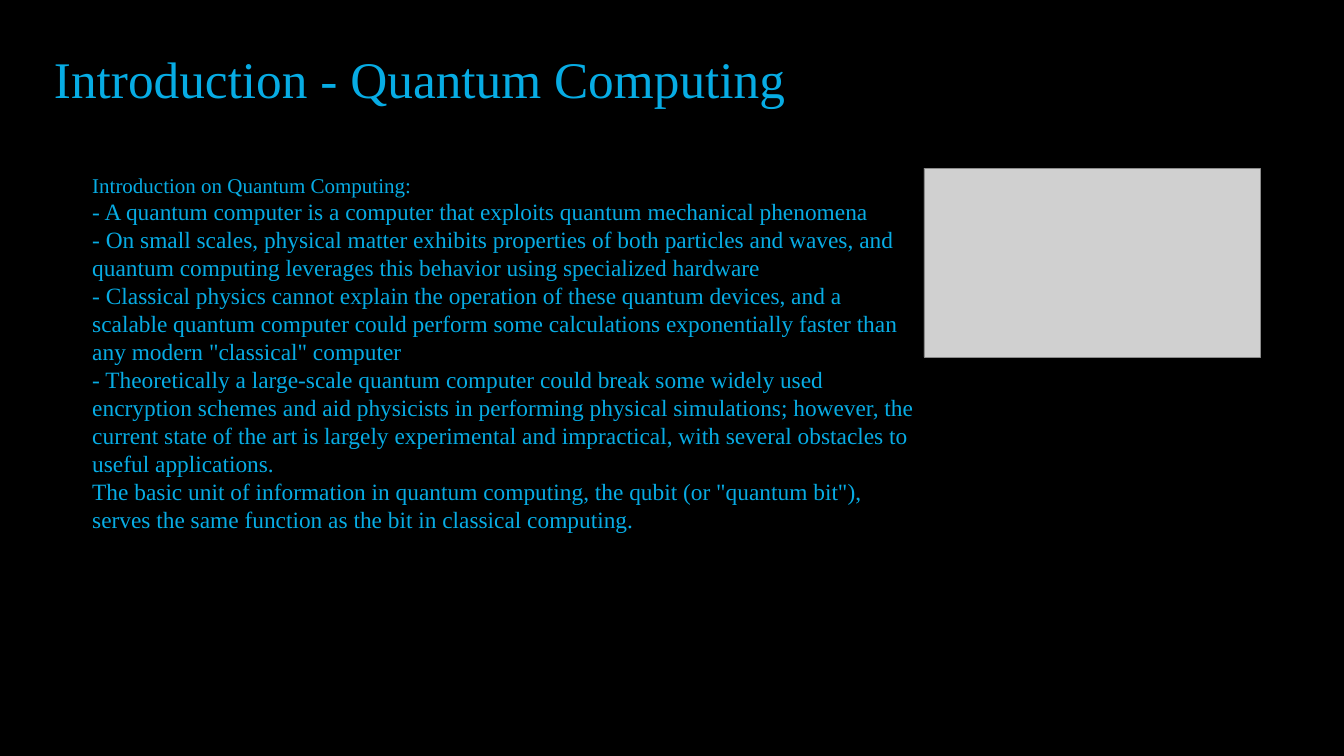
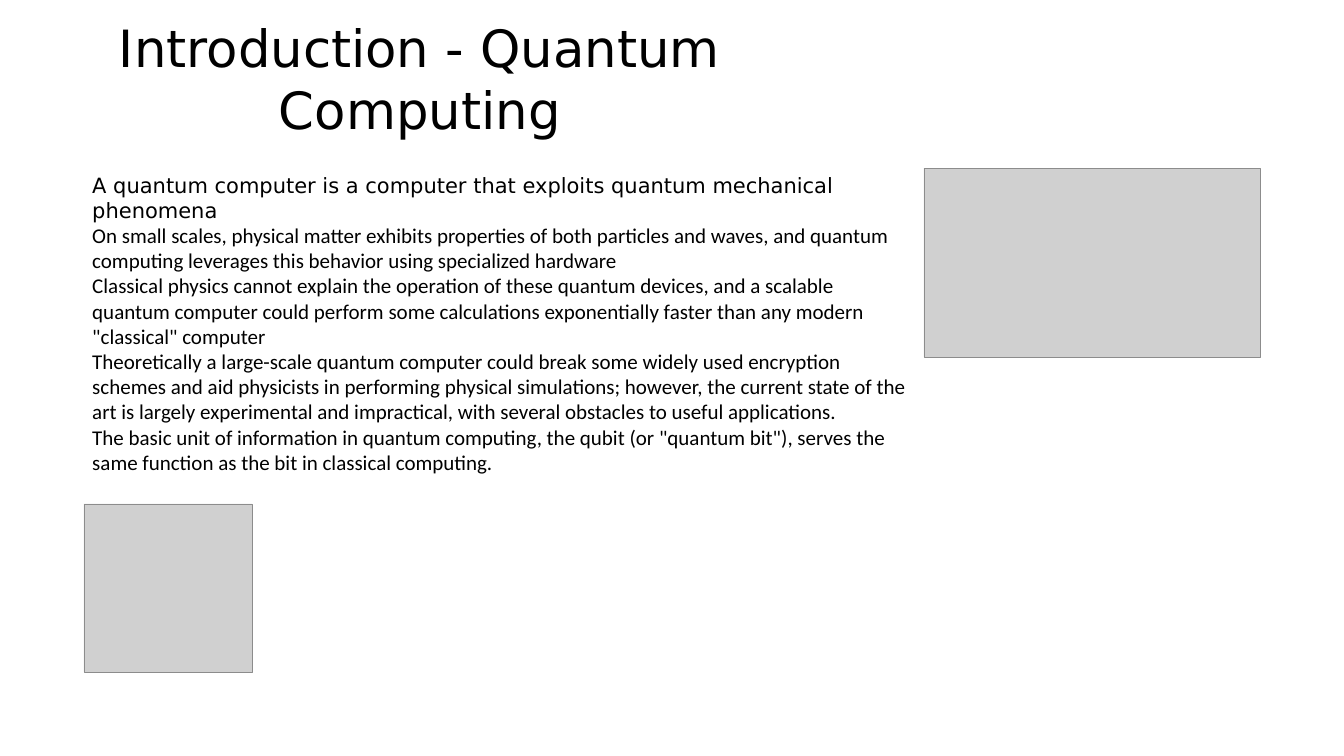
Before and after one commit to Nikhil181511/AI-Smart-Presentation-generator, a slide deck: slide 1 of generated_ppts/Quantum_Computing.pptx (slide 2 before the commit). Drawn at 1344x756 pixels with LibreOffice and Linux fonts; fonts in the diff are those of the drawing; grey boxes stand for pictures. Boxes give left, top, right and bottom in pixels: in the first picture for what was removed or moved away, otherwise in the second. Text is boxed around its words. In the diff, an @@ line names an element or a change of style, - is before the commit and + after.

```diff
--- a/generated_ppts/Quantum_Computing.pptx
+++ b/generated_ppts/Quantum_Computing.pptx
@@ background #000000 to #FFFFFF @@
@@ title "Introduction - Quantum Computing" at box(119, 28, 720, 139): font Times New Roman to DejaVu Sans, text colour #07ACE4 to #000000 @@
@@ text at box(92, 177, 905, 474): text changed; size 20 to 18 pt; font Times New Roman to Calibri; text colour #07ACE4 to #000000 @@
-Introduction on Quantum Computing:
-- A quantum computer is a computer that exploits quantum mechanical phenomena
-- On small scales, physical matter exhibits properties of both particles and waves, and quantum computing leverages this behavior using specialized hardware
-- Classical physics cannot explain the operation of these quantum devices, and a scalable quantum computer could perform some calculations exponentially faster than any modern "classical" computer
-- Theoretically a large-scale quantum computer could break some widely used encryption schemes and aid physicists in performing physical simulations; however, the current state of the art is largely experimental and impractical, with several obstacles to useful applications.
-The basic unit of information in quantum computing, the qubit (or "quantum bit"), serves the same function as the bit in classical computing.
+A quantum computer is a computer that exploits quantum mechanical phenomena
+On small scales, physical matter exhibits properties of both particles and waves, and quantum computing leverages this behavior using specialized hardware
+Classical physics cannot explain the operation of these quantum devices, and a scalable quantum computer could perform some calculations exponentially faster than any modern "classical" computer
+Theoretically a large-scale quantum computer could break some widely used encryption schemes and aid physicists in performing physical simulations; however, the current state of the art is largely experimental and impractical, with several obstacles to useful applications.
+The basic unit of information in quantum computing, the qubit (or "quantum bit"), serves the same function as the bit in classical computing.
@@ picture added at box(84, 504, 252, 672) @@
```
Also in this commit, not shown: 2 other slides changed, 2 slides added, 4 slides removed, 40 other files.
